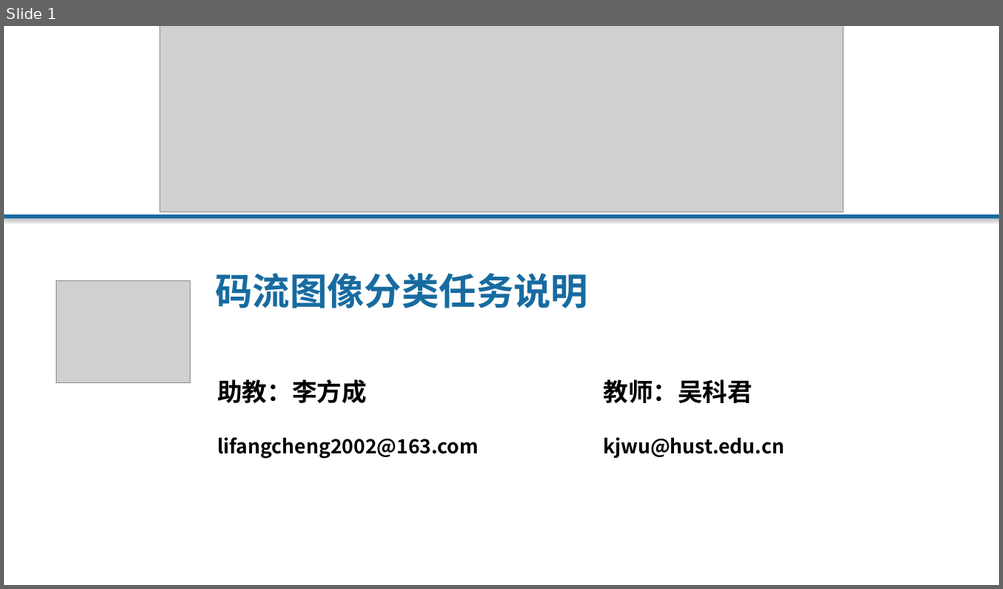
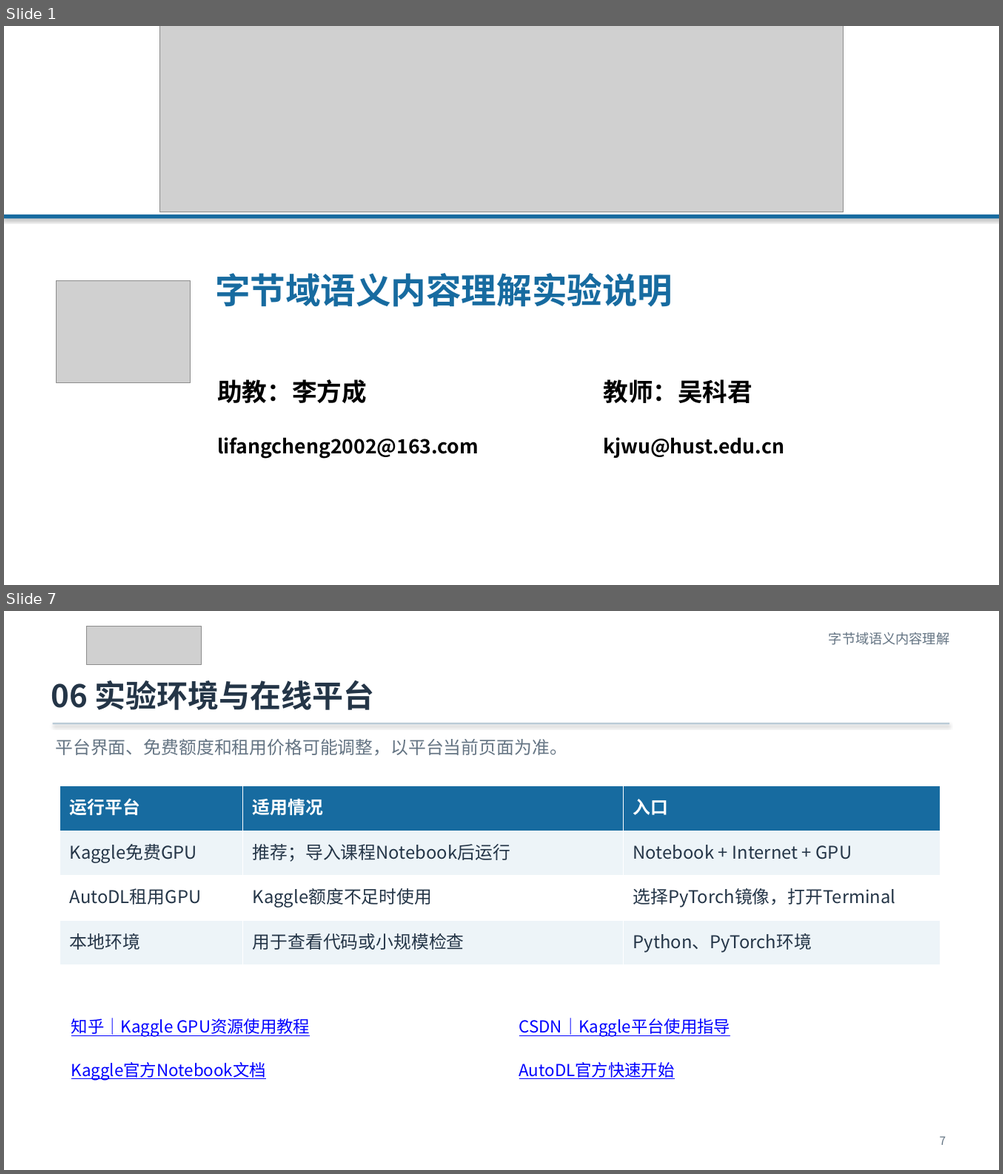
Before and after one commit to Franklin-L/byteformer-mnist-course, a slide deck: docs/ByteFormer_MNIST_零基础实验课.pptx. Shown one above the other, each under a label of ours: slide 1 before the commit, slides 1 and 7 after it; the slides between them are not shown. The pictures are 1003x589 and 1003x1174 pixels, drawn with LibreOffice and Linux fonts; fonts in the diff are those of the drawing; grey boxes stand for pictures. Boxes give left, top, right and bottom in pixels: in the first picture for what was removed or moved away, otherwise in the second. Text is boxed around its words. In the diff, an @@ line names an element or a change of style, - is before the commit and + after.

```diff
--- a/docs/ByteFormer_MNIST_零基础实验课.pptx
+++ b/docs/ByteFormer_MNIST_零基础实验课.pptx
@@ slide 7 added at (4, 611, 999, 1170), background #FFFFFF @@
@@ picture added at (87, 626, 202, 665) @@
@@ text added at (828, 632, 949, 645), 13 pt, text #647483 @@
+字节域语义内容理解
@@ text added at (51, 680, 375, 710), 30 pt, text #243547, bold @@
+06 实验环境与在线平台
@@ rectangle added at (53, 723, 949, 724), fill #BACBD7 @@
@@ text added at (55, 739, 566, 755), 17 pt, text #647483 @@
+平台界面、免费额度和租用价格可能调整，以平台当前页面为准。
@@ table added at (60, 786, 940, 965), 4 rows, 3 columns @@
+运行平台 | 适用情况 | 入口
+Kaggle免费GPU | 推荐；导入课程Notebook后运行 | Notebook + Internet + GPU
+AutoDL租用GPU | Kaggle额度不足时使用 | 选择PyTorch镜像，打开Terminal
+本地环境 | 用于查看代码或小规模检查 | Python、PyTorch环境
@@ text added at (71, 1018, 310, 1037), 16 pt, text #0000FF, underline @@
+知乎｜Kaggle GPU资源使用教程
@@ text added at (519, 1018, 731, 1037), 16 pt, text #0000FF, underline @@
+CSDN｜Kaggle平台使用指导
@@ text added at (71, 1062, 266, 1080), 16 pt, text #0000FF, underline @@
+Kaggle官方Notebook文档
@@ text added at (519, 1062, 674, 1079), 16 pt, text #0000FF, underline @@
+AutoDL官方快速开始
@@ text added at (939, 1136, 946, 1145), 11 pt, text #647483 @@
+7
@@ slide 1 changed as well @@
@@ text at (215, 273, 672, 307): text changed; size 36 to 34 pt @@
-码流图像分类任务说明
+字节域语义内容理解实验说明
```
Also in this commit, not shown: 6 other slides changed, 8 other slides added, 9 slides removed, 9 other files.
